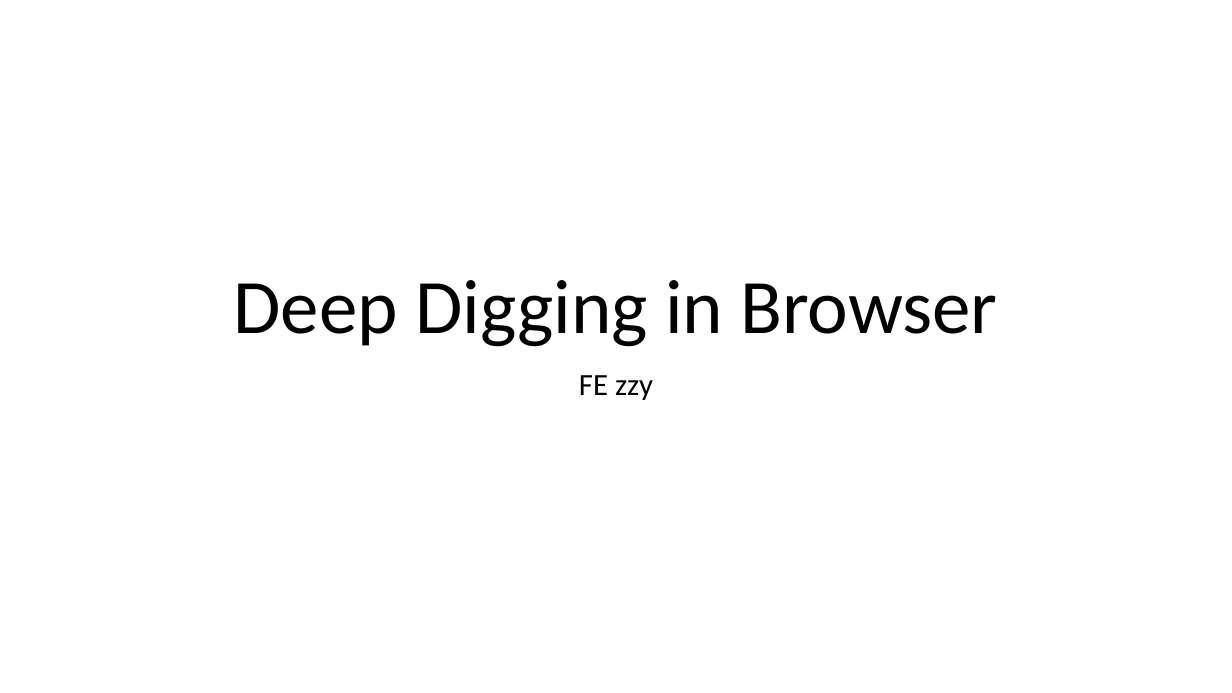
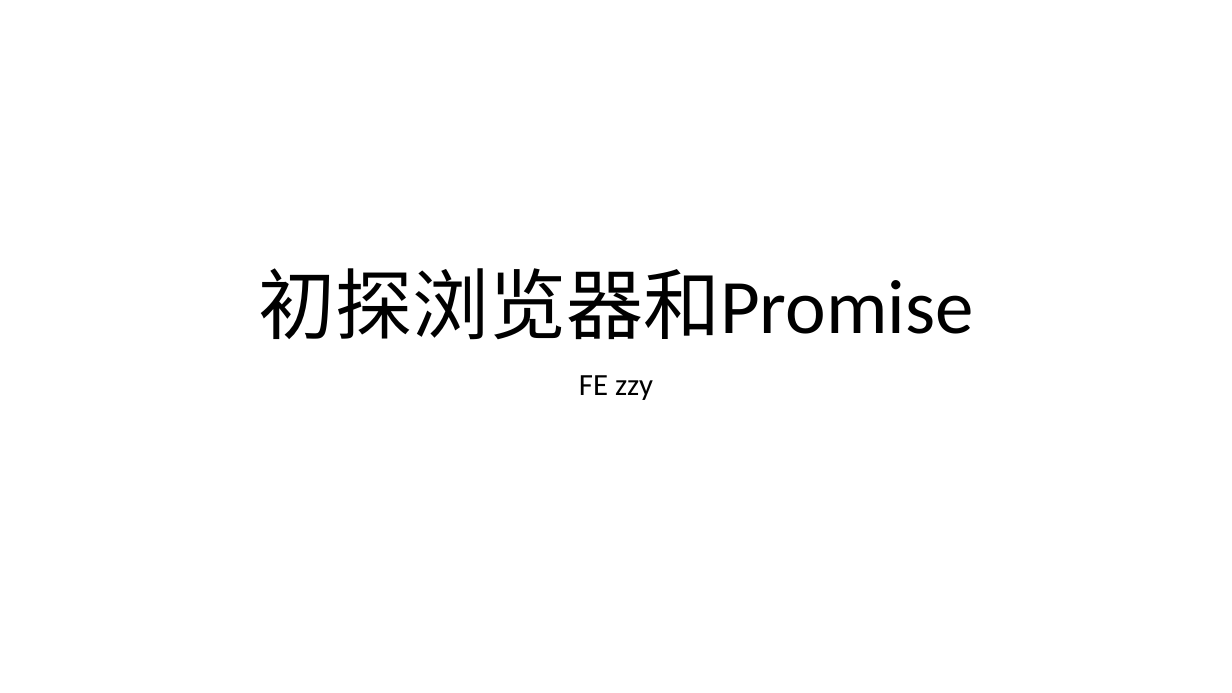
Before and after one commit to WHITE-ILMARE/Technique-Share, a slide deck: slide 1 of Deep Digging in Browser.pptx. Drawn at 1232x693 pixels with LibreOffice and Linux fonts; fonts in the diff are those of the drawing. Boxes give left, top, right and bottom in pixels: in the first picture for what was removed or moved away, otherwise in the second. Text is boxed around its words. In the diff, an @@ line names an element or a change of style, - is before the commit and + after.

```diff
--- a/Deep Digging in Browser.pptx
+++ b/Deep Digging in Browser.pptx
@@ title at (x1=258, y1=268, x2=973, y2=340): text changed @@
-Deep Digging in Browser
+初探浏览器和Promise
```
Also in this commit, not shown: 3 other slides changed, 3 slides added, 1 slide removed.
